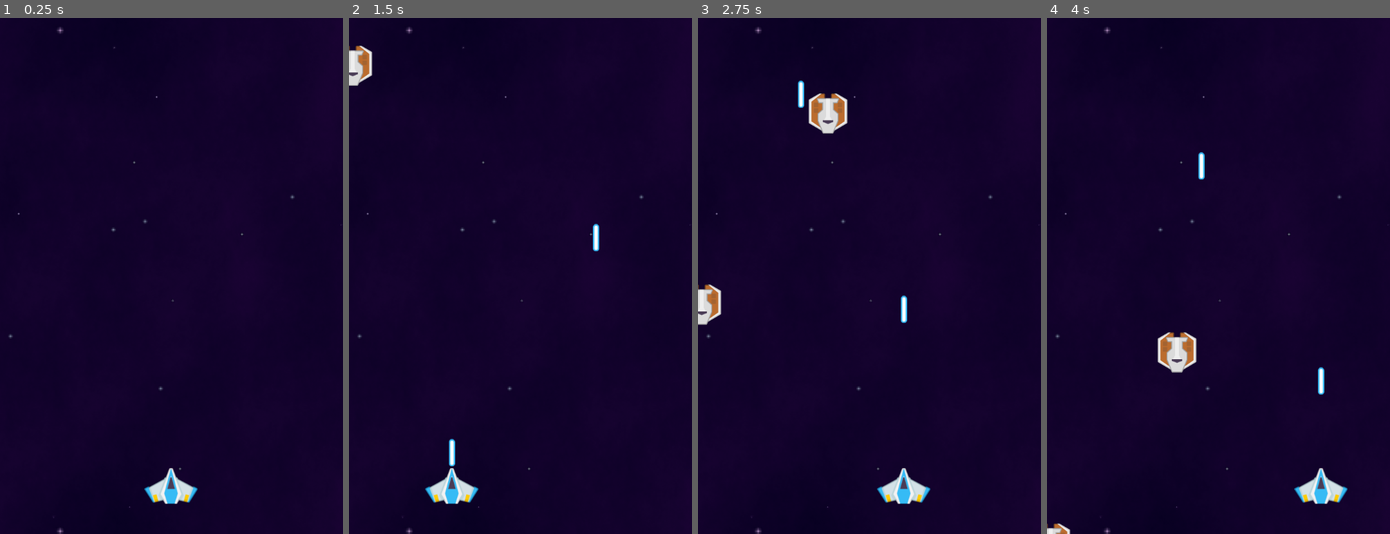
Above: before the commit, frames 1-4 (left to right).
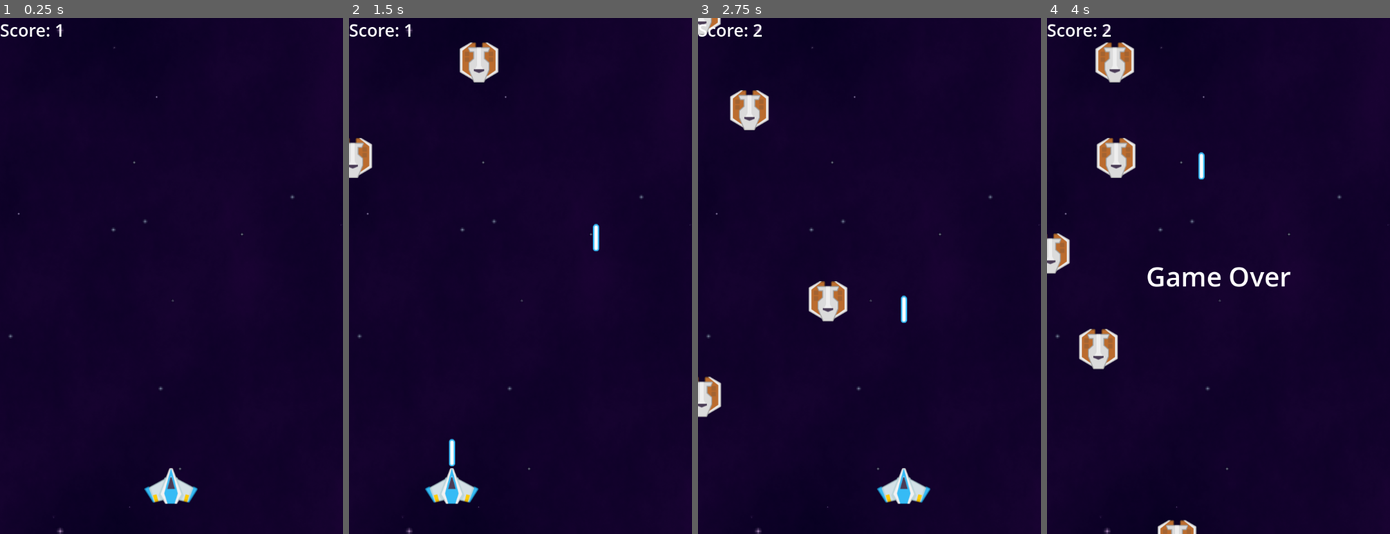
Above: after the commit, the same moments.

Repository: nitesh098suthar/Fireship
Game: Godot game, scene res://main.tscn
Same seed, same stepped clock (60 frames per second), same inputs: the game is played once before the commit and once after it.
Inputs (mouse positions are in pixels of both pictures, inside the frame that each line leads up to):
- Up to frame 1 (0.25 s): no input
- Up to frame 2 (1.5 s): tap Enter (restart_game, bound only after the commit) at 0.5 s; move the mouse to (595, 250) at 0.52 s; click (595, 250) at 0.6 s; move the mouse to (451, 301) at 1.27 s; click (451, 301) at 1.35 s
- Up to frame 3 (2.75 s): move the mouse to (903, 162) at 2.02 s; click (903, 162) at 2.1 s
- Up to frame 4 (4 s): move the mouse to (1201, 379) at 2.77 s; click (1201, 379) at 2.85 s; move the mouse to (1321, 353) at 3.52 s; click (1321, 353) at 3.6 s

The runs differ from the first frame. In frame 1, 0.2% of the frame differs, in the area x 0-19%, y 1-4%; in frame 2, 1.8%; in frame 3, 3.6%; in frame 4, 5.3%, in the area x 0-88%, y 1-100%.

Commit message:
score and game over overlay added, restart key added

Diff:
--- /dev/null
+++ b/GameOver.gd
@@ -0,0 +1,15 @@
+extends Label
+
+
+# Called when the node enters the scene tree for the first time.
+func _ready():
+	pass # Replace with function body.
+
+
+# Called every frame. 'delta' is the elapsed time since the previous frame.
+func _process(delta):
+	if GameState.is_game_over:
+		self.visible = true
+	if GameState.is_game_over && Input.is_action_just_pressed("restart_game"):
+		GameState.reset_state()
+		get_tree().reload_current_scene()
--- /dev/null
+++ b/Score.gd
@@ -0,0 +1,11 @@
+extends Label
+
+
+# Called when the node enters the scene tree for the first time.
+func _ready():
+	pass # Replace with function body.
+
+
+# Called every frame. 'delta' is the elapsed time since the previous frame.
+func _process(delta):
+	self.text = "Score: " + str(GameState.score)
--- a/enemy.gd
+++ b/enemy.gd
@@ -14,3 +14,4 @@
 func _on_area_entered(area):
 	if area.is_in_group("laser_group"):
 		queue_free()
+		GameState.score += 1
--- a/enemy_spawner.tscn
+++ b/enemy_spawner.tscn
@@ -10,6 +10,7 @@
 [node name="Enemy" parent="." instance=ExtResource("1_l1q0g")]
 
 [node name="Timer" type="Timer" parent="."]
+wait_time = 0.5
 autostart = true
 
 [connection signal="timeout" from="Timer" to="." method="_on_timer_timeout"]
--- /dev/null
+++ b/game_state.gd
@@ -0,0 +1,17 @@
+extends Node
+
+var is_game_over = false;
+var score = 0
+# Called when the node enters the scene tree for the first time.
+func _ready():
+	pass # Replace with function body.
+
+
+# Called every frame. 'delta' is the elapsed time since the previous frame.
+func _process(delta):
+	pass
+
+
+func reset_state():
+	is_game_over = false
+	score = 0
--- a/main.tscn
+++ b/main.tscn
@@ -1,9 +1,18 @@
-[gd_scene load_steps=5 format=3 uid="uid://qbxxlht0vi2x"]
+[gd_scene load_steps=9 format=3 uid="uid://qbxxlht0vi2x"]
 
 [ext_resource type="Texture2D" uid="uid://wa76cciajih3" path="res://assets/back.png" id="1_lul71"]
 [ext_resource type="PackedScene" uid="uid://wqa48utb80wm" path="res://main_player.tscn" id="2_3rt0f"]
 [ext_resource type="PackedScene" uid="uid://igasa76xclj6" path="res://player_laser.tscn" id="3_0bi04"]
 [ext_resource type="PackedScene" uid="uid://bn3s5puhf0p3l" path="res://enemy_spawner.tscn" id="4_joxnp"]
+[ext_resource type="Script" path="res://Score.gd" id="5_q3tyr"]
+[ext_resource type="Script" path="res://GameOver.gd" id="6_cf0te"]
+
+[sub_resource type="LabelSettings" id="LabelSettings_c6mum"]
+font_size = 36
+
+[sub_resource type="LabelSettings" id="LabelSettings_qhy1b"]
+line_spacing = 0.0
+font_size = 56
 
 [node name="Main" type="Node"]
 
@@ -19,3 +28,26 @@
 [node name="Player" parent="." instance=ExtResource("2_3rt0f")]
 
 [node name="EnemySpawner" parent="." instance=ExtResource("4_joxnp")]
+
+[node name="Score" type="Label" parent="."]
+offset_right = 40.0
+offset_bottom = 23.0
+label_settings = SubResource("LabelSettings_c6mum")
+script = ExtResource("5_q3tyr")
+
+[node name="GameOver" type="Label" parent="."]
+visible = false
+anchors_preset = 8
+anchor_left = 0.5
+anchor_top = 0.5
+anchor_right = 0.5
+anchor_bottom = 0.5
+offset_left = -141.5
+offset_top = -36.0
+offset_right = 141.5
+offset_bottom = 36.0
+grow_horizontal = 2
+grow_vertical = 2
+text = "Game Over"
+label_settings = SubResource("LabelSettings_qhy1b")
+script = ExtResource("6_cf0te")
--- a/main_player.gd
+++ b/main_player.gd
@@ -23,3 +23,5 @@
 func _on_area_entered(area):
 	if area.is_in_group("enemy_group"):
 		queue_free()
+		GameState.is_game_over = true
+		print(GameState.is_game_over)
--- a/project.godot
+++ b/project.godot
@@ -15,6 +15,10 @@
 config/features=PackedStringArray("4.2", "Mobile")
 config/icon="res://icon.svg"
 
+[autoload]
+
+GameState="*res://game_state.gd"
+
 [display]
 
 window/size/viewport_width=720
@@ -31,6 +35,12 @@
 , Object(InputEventKey,"resource_local_to_scene":false,"resource_name":"","device":0,"window_id":0,"alt_pressed":false,"shift_pressed":false,"ctrl_pressed":false,"meta_pressed":false,"pressed":false,"keycode":0,"physical_keycode":32,"key_label":0,"unicode":0,"echo":false,"script":null)
 ]
 }
+restart_game={
+"deadzone": 0.5,
+"events": [Object(InputEventKey,"resource_local_to_scene":false,"resource_name":"","device":0,"window_id":0,"alt_pressed":false,"shift_pressed":false,"ctrl_pressed":false,"meta_pressed":false,"pressed":false,"keycode":0,"physical_keycode":4194309,"key_label":0,"unicode":0,"echo":false,"script":null)
+, Object(InputEventKey,"resource_local_to_scene":false,"resource_name":"","device":0,"window_id":0,"alt_pressed":false,"shift_pressed":false,"ctrl_pressed":false,"meta_pressed":false,"pressed":false,"keycode":0,"physical_keycode":4194310,"key_label":0,"unicode":0,"echo":false,"script":null)
+]
+}
 
 [rendering]
 
